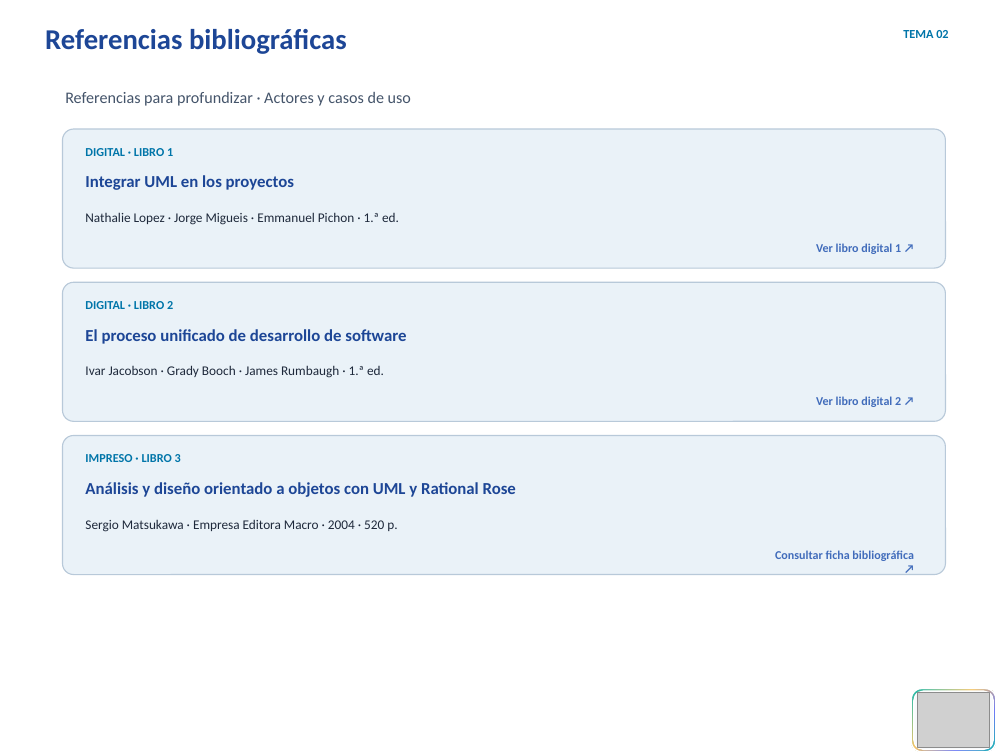
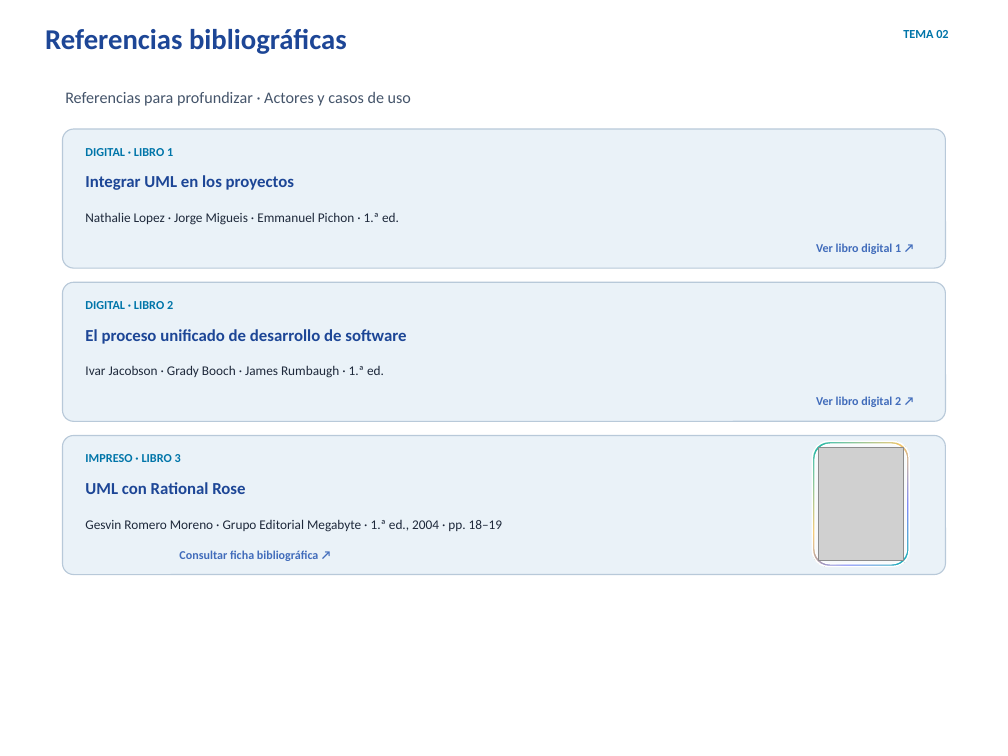
Before and after one commit to erickbravob/sistemas-informacion-i, a slide deck: slide 8 of materiales/actividad-1/tema-02-actores-casos-v9.pptx. Drawn at 1008x756 pixels with LibreOffice and Linux fonts; fonts in the diff are those of the drawing; grey boxes stand for pictures; background and template pictures are left out. Boxes give left, top, right and bottom in pixels: in the first picture for what was removed or moved away, otherwise in the second. Text is boxed around its words. In the diff, an @@ line names an element or a change of style, - is before the commit and + after.

```diff
--- a/materiales/actividad-1/tema-02-actores-casos-v9.pptx
+++ b/materiales/actividad-1/tema-02-actores-casos-v9.pptx
@@ rounded rectangle added at box(812, 442, 909, 566), fill gradient #16B9B0 to #F5C66A to #6D7BF7, outline #FFFFFF 1.1 pt @@
@@ rounded rectangle: place and size @@
-rounded rectangle at box(911, 688, 996, 752)
+rounded rectangle at box(815, 445, 907, 564)
@@ rounded rectangle at box(815, 445, 907, 564): fill gradient #16B9B0 to #F5C66A to #6D7BF7 to #F8FAFC; outline #FFFFFF 1.1 pt to #FFFFFF 0.8 pt @@
@@ picture added at box(818, 448, 903, 560) @@
@@ text at box(85, 482, 245, 494): text changed @@
-Análisis y diseño orientado a objetos con UML y Rational Rose
+UML con Rational Rose
@@ text at box(85, 519, 502, 532): text changed @@
-Sergio Matsukawa · Empresa Editora Macro · 2004 · 520 p.
+Gesvin Romero Moreno · Grupo Editorial Megabyte · 1.ª ed., 2004 · pp. 18–19
@@ text "Consultar ficha bibliográfica ↗": place and size @@
-text "Consultar ficha bibliográfica ↗" at box(775, 550, 914, 561)
+text "Consultar ficha bibliográfica ↗" at box(179, 550, 319, 561)
@@ rounded rectangle removed at box(913, 691, 993, 750) @@
@@ picture removed at box(917, 694, 990, 748) @@
```
Also in this commit, not shown: 6 other slides changed, 3 other files.
